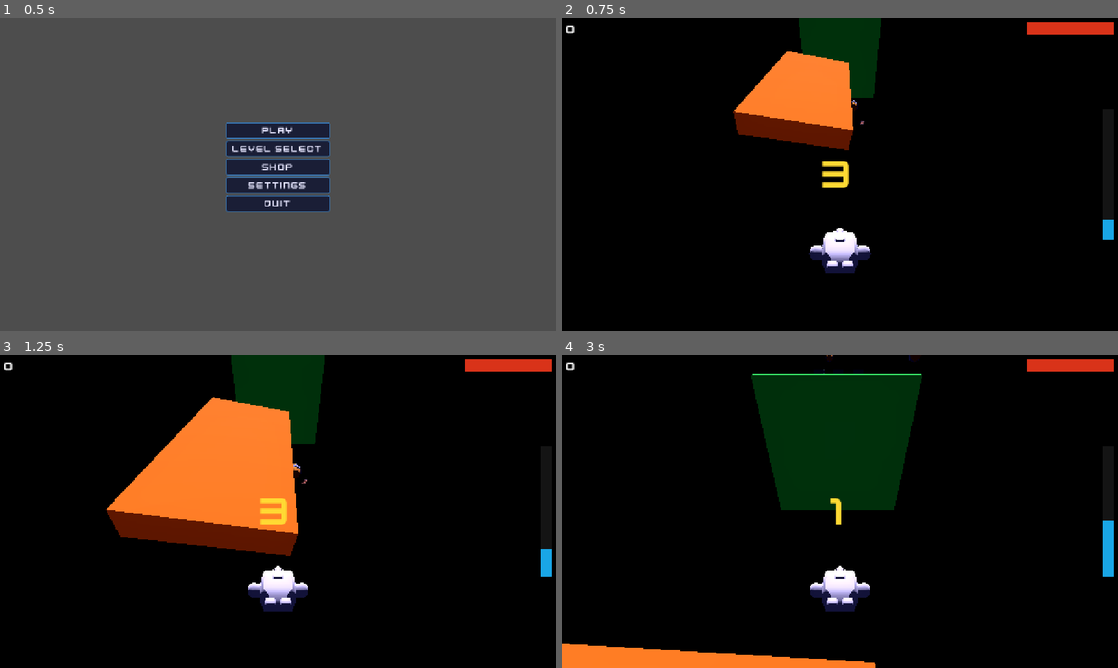
Above: before the commit, frames 1-4 (two rows, left to right).
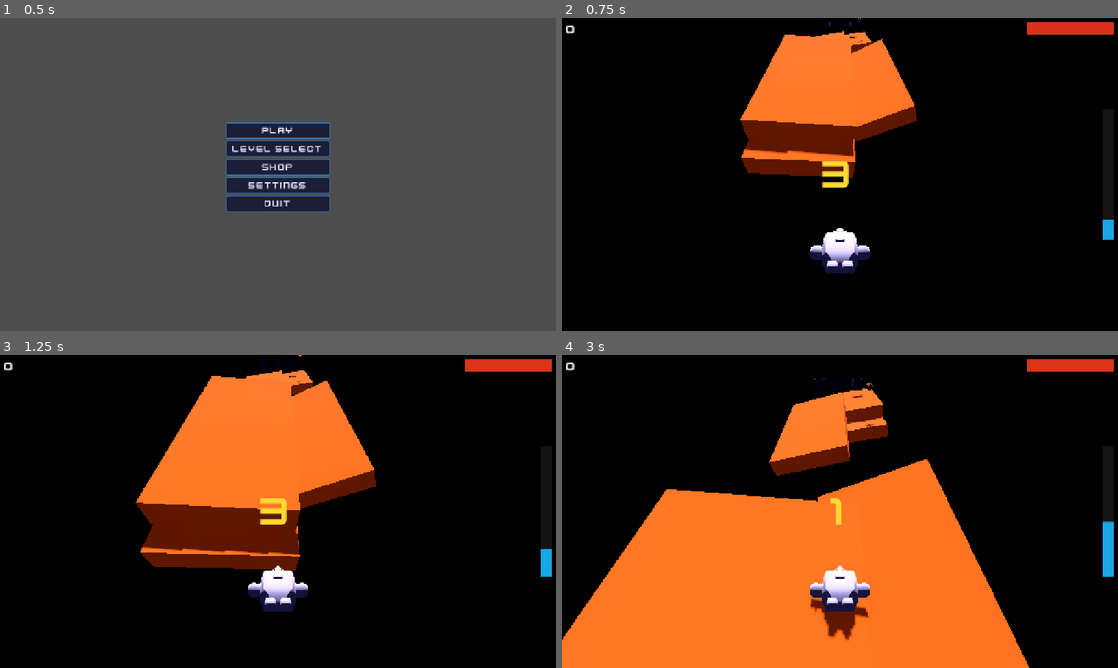
Above: after the commit, the same moments.

Repository: Dinozor/space-jumper
Game: Godot game, scene res://game/main/main.tscn
The game is run twice, just before and just after one commit, with the same random seed, the same clock (stepped at 60 frames per second) and the same inputs.
Inputs (mouse positions are in pixels of both pictures, inside the frame that each line leads up to):
- Up to frame 1 (0.5 s): no input
- Up to frame 2 (0.75 s): click "Play" at 0.5 s
- Up to frame 3 (1.25 s): no input
- Up to frame 4 (3 s): tap Enter at 1.25 s; move the mouse to (962, 495) at 1.27 s; hold D (move_right) 1.28-2.03 s; click (962, 495) at 1.35 s; tap Space (jump) at 1.52, 2.27 s; move the mouse to (728, 527) at 2.02 s; hold S (move_back) 2.03-2.78 s; click (728, 527) at 2.1 s; move the mouse to (895, 442) at 2.77 s; hold D (move_right) from 2.78 s (still down); click (895, 442) at 2.85 s

Frame 1 is identical in both runs. In frame 2, 6.9% of the frame differs, in the area x 30-64%, y 0-52%; in frame 3, 11%; in frame 4, 45%, in the area x 0-100%, y 0-100%.

Commit message:
feat(player,level): directional bounce control + Training Grounds level
BOUNCE PHYSICS
Add LATERAL_BRAKE_FACTOR (4×): when the player presses against the lateral
bounce direction the decay rate quadruples, letting them meaningfully fight
or redirect a wall hit within ~1.2 s. Pressing with the bounce keeps normal
decay (natural amplification). Decay is now applied per-axis independently
so X and Z can have different brake states.

TRAINING LEVEL
New level_id=0 "Training Grounds": station_escape_speed=4.0, drag=0.05,
wall-heavy spawn table (70 % walls, 30 % safe debris, no hazards).
Forgiving drift rate + powerful bounces let new players focus on learning
wall-to-wall rhythm without time pressure.

LEVEL RENUMBERING
Training Grounds is now the first unlocked level (id=0).
Test Level → id=1 (unlocked after training).
Orbital Decay → id=2 (unlocked after test).
unlock_next_level() sequential logic requires no changes.

DATA DRIVEN
LevelData gains an optional spawn_table export; game.gd applies it to the
corridor spawner when set, so every level can define its own spawn mix.

Co-Authored-By: Claude Sonnet 4.6 <noreply@anthropic.com>

Diff:
--- a/core/models/level_data.gd
+++ b/core/models/level_data.gd
@@ -16,3 +16,5 @@
 @export var sections: Array[LevelSection] = []
 @export var has_cable_ending: bool = false
 @export var level_reward: int = 100
+## Optional per-level spawn table; overrides the corridor spawner's default when set.
+@export var spawn_table: SpawnTable = null
--- a/game/gameplay/game.gd
+++ b/game/gameplay/game.gd
@@ -93,6 +93,8 @@
 	_corridor_spawner.fall_speed_min = level_data.station_escape_speed * 0.75
 	_corridor_spawner.fall_speed_max = level_data.station_escape_speed * 1.25
 	_corridor_spawner.place_sections(level_data.sections)
+	if level_data.spawn_table != null:
+		_corridor_spawner.spawn_table = level_data.spawn_table
 	_has_cable_ending = level_data.has_cable_ending
 	if _has_cable_ending:
 		_spawn_cable()
--- a/game/player/player.gd
+++ b/game/player/player.gd
@@ -14,6 +14,9 @@
 const MIN_VERTICAL_BOUNCE: float = 0.7
 const LATERAL_BOUNCE_FACTOR: float = 1.8
 const LATERAL_BOUNCE_DECAY: float = 3.0
+## Multiplier applied to bounce decay when input opposes bounce direction.
+## Lets the player actively brake or redirect after a wall hit.
+const LATERAL_BRAKE_FACTOR: float = 4.0
 
 @export var rotation_speed: float = 10.0
 @export var max_tilt_angle: float = 0.35
@@ -175,7 +178,10 @@
 	var input: Vector3 = Vector3(
 		Input.get_axis("move_left", "move_right"), 0.0, Input.get_axis("move_forward", "move_back")
 	)
-	_lateral_bounce = _lateral_bounce.move_toward(Vector3.ZERO, LATERAL_BOUNCE_DECAY * delta)
+	var brake_x: float = LATERAL_BRAKE_FACTOR if input.x * _lateral_bounce.x < 0.0 else 1.0
+	var brake_z: float = LATERAL_BRAKE_FACTOR if input.z * _lateral_bounce.z < 0.0 else 1.0
+	_lateral_bounce.x = move_toward(_lateral_bounce.x, 0.0, LATERAL_BOUNCE_DECAY * brake_x * delta)
+	_lateral_bounce.z = move_toward(_lateral_bounce.z, 0.0, LATERAL_BOUNCE_DECAY * brake_z * delta)
 	_velocity.x = input.x * _move_speed_override + _lateral_bounce.x
 	_velocity.z = input.z * _move_speed_override + _lateral_bounce.z
 
--- a/resources/levels/level_02.tres
+++ b/resources/levels/level_02.tres
@@ -4,7 +4,7 @@
 
 [resource]
 script = ExtResource("Script_LevelData")
-level_id = 1
+level_id = 2
 display_name = "Orbital Decay"
 debris_theme = "Random"
 environment_theme = "Random"
--- /dev/null
+++ b/resources/levels/level_training.tres
@@ -0,0 +1,18 @@
+[gd_resource type="Resource" script_class="LevelData" format=3 uid="uid://dys6ma32uvqxu"]
+
+[ext_resource type="Script" uid="uid://poq7ts01dtmv" path="res://core/models/level_data.gd" id="Script_LevelData"]
+[ext_resource type="Resource" path="res://resources/spawn_tables/training.tres" id="SpawnTable_Training"]
+
+[resource]
+script = ExtResource("Script_LevelData")
+level_id = 0
+display_name = "Training Grounds"
+debris_theme = "Walls"
+environment_theme = "Training"
+station_escape_speed = 4.0
+drag = 0.05
+corridor_radius = 8.0
+has_cable_ending = false
+level_reward = 50
+spawn_table = ExtResource("SpawnTable_Training")
+metadata/_custom_type_script = "uid://poq7ts01dtmv"
--- a/resources/levels/test_level.tres
+++ b/resources/levels/test_level.tres
@@ -16,6 +16,7 @@
 
 [resource]
 script = ExtResource("Script_LevelData")
+level_id = 1
 display_name = "Test level"
 debris_theme = "Random"
 environment_theme = "Random"
--- /dev/null
+++ b/resources/spawn_tables/training.tres
@@ -0,0 +1,21 @@
+[gd_resource type="Resource" script_class="SpawnTable" format=3 uid="uid://cdqtm0ato0w8a"]
+
+[ext_resource type="PackedScene" uid="uid://debrissafe01" path="res://game/objects/debris_safe.tscn" id="Scene_Safe"]
+[ext_resource type="PackedScene" uid="uid://dwutydur07qr8" path="res://game/objects/debris_wall.tscn" id="Scene_Wall"]
+[ext_resource type="Script" uid="uid://d3nt8r2efwihe" path="res://core/models/spawn_entry.gd" id="Script_SpawnEntry"]
+[ext_resource type="Script" uid="uid://bjhhym2jqvqxf" path="res://core/models/spawn_table.gd" id="Script_SpawnTable"]
+
+[sub_resource type="Resource" id="Entry_Safe"]
+script = ExtResource("Script_SpawnEntry")
+scene = ExtResource("Scene_Safe")
+weight = 3.0
+
+[sub_resource type="Resource" id="Entry_Wall"]
+script = ExtResource("Script_SpawnEntry")
+scene = ExtResource("Scene_Wall")
+weight = 7.0
+is_centered = true
+
+[resource]
+script = ExtResource("Script_SpawnTable")
+entries = Array[ExtResource("Script_SpawnEntry")]([SubResource("Entry_Safe"), SubResource("Entry_Wall")])
